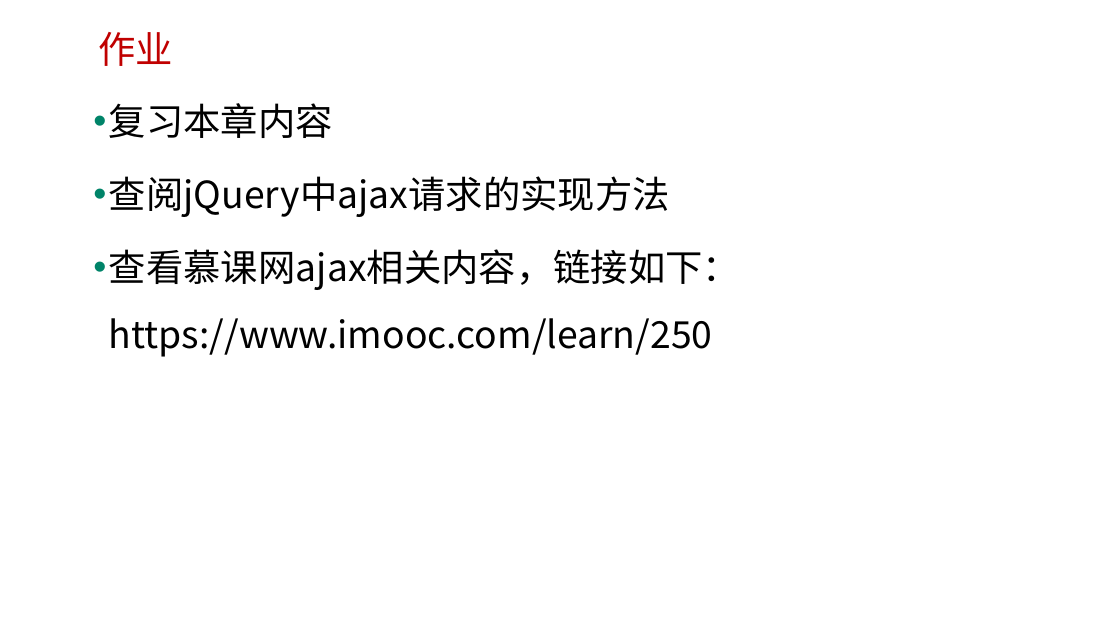
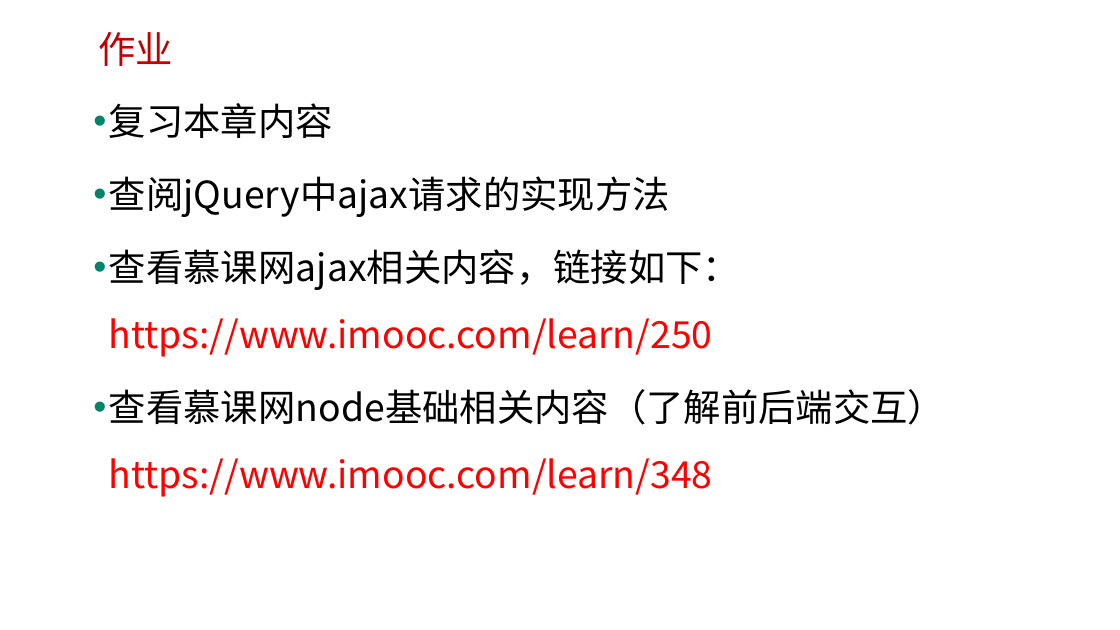
Before and after one commit to edu2act/course-javascript-advanced, a slide deck: slide 16 of 课程PPT/26.JS异步与网络数据交互.pptx. Drawn at 1120x630 pixels with LibreOffice and Linux fonts; fonts in the diff are those of the drawing; background and template pictures are left out. Boxes give left, top, right and bottom in pixels: in the first picture for what was removed or moved away, otherwise in the second. Text is boxed around its words. In the diff, an @@ line names an element or a change of style, - is before the commit and + after.

```diff
--- a/课程PPT/26.JS异步与网络数据交互.pptx
+++ b/课程PPT/26.JS异步与网络数据交互.pptx
@@ text at bbox=[109, 249, 740, 357]: text colour #000000 to #FF0000 in "https://www.imooc.com/learn/250" @@
@@ text at bbox=[109, 389, 945, 497]: paragraph added @@
+• 查看慕课网node基础相关内容（了解前后端交互）
+  https://www.imooc.com/learn/348
```
Also in this commit, not shown: 1 other file.
